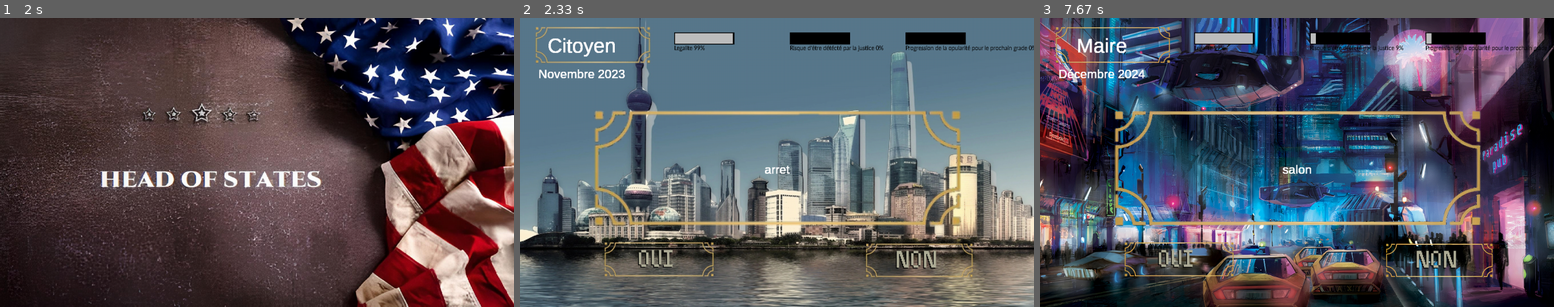
Above: before the commit, frames 1-3 (left to right).
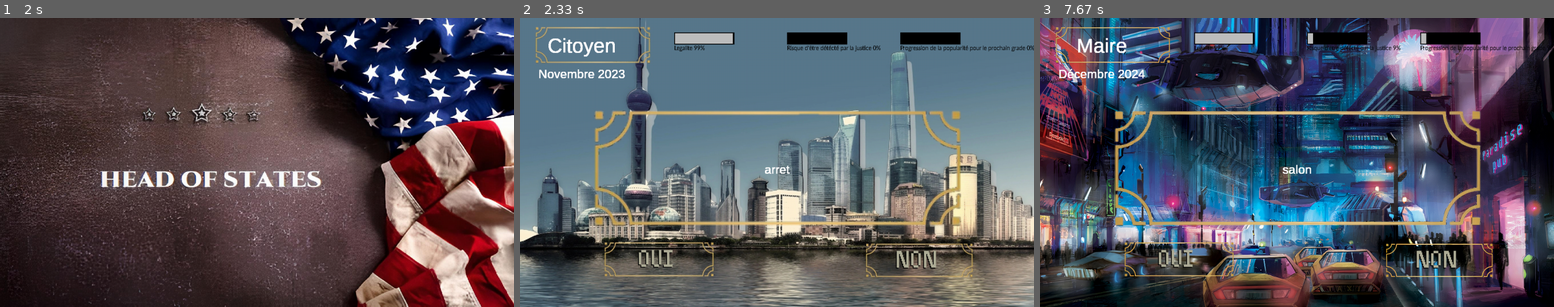
Above: after the commit, the same moments.

Repository: QuentinBubu/trophees-nsi-2022
Game: pygame game, started from main.py
The game is run twice, just before and just after one commit, with the same random seed, the same clock (stepped at 60 frames per second) and the same inputs.
Inputs (mouse positions are in pixels of both pictures, inside the frame that each line leads up to):
- Up to frame 1 (2 s): click (231, 237) at 1.88 s
- Up to frame 2 (2.33 s): press the mouse at (751, 237) at 2.2 s; move the mouse to (833, 185) at 2.3 s
- Up to frame 3 (7.67 s): release the mouse at (1430, 136) at 2.43 s; click (1435, 194) at 3.72 s; press the mouse at (1435, 194) at 4.03 s; move the mouse to (1291, 165) at 4.13 s; release the mouse at (1153, 136) at 4.27 s; click (1317, 202) at 4.38 s; click (1204, 150) at 5.05 s; click (1291, 211) at 5.88 s; click (1348, 269) at 6.78 s; click (1168, 252) at 7.45 s

Frame 1 is identical in both runs. In frame 2, 0.6% of the frame differs, in the area x 51-100%, y 4-12%; in frame 3, 0.6%.

Commit message:
ajout de documentation

Diff:
--- a/jauges_graphiques.py
+++ b/jauges_graphiques.py
@@ -1,7 +1,6 @@
 """
-Créé par Anton Appel, le 17/04/2022
 
-Des jauges graphiques genre
+Des jauges graphiques du type :
 
     ---------------------
     |######             |
--- a/main.py
+++ b/main.py
@@ -13,6 +13,8 @@
 from pygameSettings import *
 from src.bouton import *
 
+########################Définition variables globales################################
+
 g = Gestion()
 ouvert = True
 arret = (False)
@@ -21,8 +23,8 @@
 
 ################Définition des jauges et boutons intéractibles########################
 jauge_leg = Jauges_graphique("Legalite",(pourcentage(0.3 ,0.05 ,screen)),(150, 30))
-jauge_jus = Jauges_graphique("Risque d'être détécté par la justice", (pourcentage(0.525, 0.05 , screen)),(150, 30))
-jauge_pop = Jauges_graphique("Progression de la opularité pour le prochain grade", (pourcentage(0.75, 0.05, screen)),(150, 30))
+jauge_jus = Jauges_graphique("Risque d'être détécté par la justice", (pourcentage(0.52, 0.05 , screen)),(150, 30))
+jauge_pop = Jauges_graphique("Progression de la popularité pour le prochain grade", (pourcentage(0.74, 0.05, screen)),(150, 30))
 jauge_leg.draw(screen)
 jauge_jus.draw(screen)
 jauge_pop.draw(screen)
@@ -38,7 +40,7 @@
 
 while ouvert:               #Boucle qui garde la fenêtre ouverte
 
-    if once:
+    if once:            #Ecran de chargement
         once = False
         screen.set_fond('image/logo.png')
         pygame.display.flip()
@@ -47,9 +49,9 @@
         ecran = screen.PROLOGUE
 
     for event in pygame.event.get():
-        if event.type == pygame.QUIT:
+        if event.type == pygame.QUIT:               #le joueur quitte le jeu
             ouvert = False
-        if event.type == pygame.VIDEORESIZE:
+        if event.type == pygame.VIDEORESIZE:        #Le joueur redimensionne la fenêtre, donc il faut tout remettre à la bonne taille
             screen.remove_on_screen(screen.PROLOGUE)
             screen.remove_on_screen(EVENT)
             screen.remove_on_screen(GRADE)
@@ -97,7 +99,7 @@
                                     arret = (True, T_FIN_PRISON, (0.3, 0.2), ROUGE)
                                     bouton.set_clicked(False)
 
-    if ecran == screen.PROLOGUE:
+    if ecran == screen.PROLOGUE:                        #Ecran de prologue
         afficher_text(T_PROLOGUE, screen, screen.font, screen.PROLOGUE, (0.5, 0.5), True, BLANC)
 
     elif ecran == screen.MAIN: # en attente de réponse
@@ -131,7 +133,7 @@
         else:
             afficher_text(arret[1], screen, screen.font, FIN, arret[2], True, arret[3])
     pygame.display.flip()
-    screen.clock.tick(60)
+    screen.clock.tick(60)           #Fréquence d'affichage (60FPS)
 
 
 pygame.quit()
--- a/pygameSettings.py
+++ b/pygameSettings.py
@@ -54,14 +54,14 @@
     """Affiche proprement un texte sur l'écran
 
     Args:
-        text (_type_): texte
-        screen (_type_): fenêtre d'affichage
-        font (_type_): police d'écriture
-        nom (_type_): nom
+        text (str): texte
+        screen (Screen): fenêtre d'affichage
+        font (str): police d'écriture
+        nom (str): nom
         position (tuple, optionel): Postion sur la fenêtre. Par défaut (0.5, 0.5).
         antialias (bool, optionel): _description_. Par défaut True.
-        color (_type_, optionel): couleur du texte. Par défaut BLANC.
-        background (_type_, optionel): arrière plan. Par défaut None.
+        color (str, optionel): couleur du texte. Par défaut BLANC.
+        background (______________, optionel): arrière plan. Par défaut None.
         alpha (int, optionel): couleur invisible. Par défaut 255.
 
     Returns:
--- a/src/bouton.py
+++ b/src/bouton.py
@@ -1,6 +1,4 @@
 """
-Créé par Anton Appel, le 16/04/2022
-
 Une simple classe de boutons
 """
 
@@ -62,6 +60,11 @@
         return False
 
     def click(self):
+        """Etat de clique du bouton
+
+        Returns:
+            NoneType ou ______________ : ____________________
+        """
         if self.function != None:
             return self.function()
 
--- a/src/jauge.py
+++ b/src/jauge.py
@@ -1,4 +1,8 @@
 from random import randint
+
+"""Classe Jauge dont toutes les autres jauges
+vont hériter
+"""
 
 class Jauge:
 
--- a/src/justice.py
+++ b/src/justice.py
@@ -7,6 +7,11 @@
 class Justice(Jauge):
 
     def __init__(self, justice: float = 0) -> None:
+        """Jauge de la justice
+
+        Args:
+            justice (float, optionel): pourcentage de chance d'être détécté comme malhonnête aux yeux de la justice. Par défaut 0.
+        """
         super().__init__()
         self.justice = 0
 
--- a/src/legalite.py
+++ b/src/legalite.py
@@ -5,6 +5,11 @@
 class Legalite(Jauge):
 
     def __init__(self, legalite : float = 100) -> None:
+        """Jauge de la Légalité
+
+        Args:
+            legalite (float, optionel): Fonctionne en pourcentage, niveau de votre légalité. Par défaut à 100.
+        """
         super().__init__()
         self.legalite = 100
 
--- a/src/listeEvenement.py
+++ b/src/listeEvenement.py
@@ -4,7 +4,17 @@
 from src.utils.constante import CITOYEN, FIN_DICT_VIDE, MAIRE, DEPUTE, DEPUTE_REGIONAL, MINISTRE, PRESIDENT, PRESIDENT_DES_NATIONS
 
 class ListeEvenement:
+    """Liste de tous les évènements du jeu
 
+    Arguments :
+    dict_citoyen (dict) : évènements concernant le grade citoyen
+    dict_maire (dict) : évènements concernant le grade maire
+    dict_depute (dict) : évènements concernant le grade député
+    dict_depregion (dict) : évènements concernant le grade député régional
+    dict_ministre (dict) : évènements concernant le grade ministre
+    dict_president (dict) : évènements concernant le grade president
+    dict_presidentnation (dict) : ___________________________
+    """
     dict_citoyen         = {}
     dict_maire           = {}
     dict_depute          = {}
@@ -13,7 +23,7 @@
     dict_president       = {}
     dict_presidentnation = {}
 
-    def __init__(self, grade):
+    def __init__(self, grade):                     #Importation des fichiers json pour les dictionnaires des évènements
         with open('src/utils/events/citoyen.json')         as f: self.dict_citoyen         = load(f)
         with open('src/utils/events/maire.json')           as f: self.dict_maire           = load(f)
         with open('src/utils/events/depute.json')          as f: self.dict_depute          = load(f)
@@ -23,12 +33,18 @@
         with open('src/utils/events/presidentNation.json') as f: self.dict_presidentnation = load(f)
         self.grade = grade
 
+##########################GETTER ET SETTER###########################
+
     def get_grade(self) -> str:
         return self.grade
 
     def set_grade(self, grade):
         self.grade = grade
 
+#########################################################################
+
+
+#############################Fonctions renvoyant un évènement relatif à chaque grade######################################
     def citoyen(self):
         if len(self.dict_citoyen) == 0:
             return False, FIN_DICT_VIDE
@@ -78,7 +94,17 @@
         del self.dict_presidentnation[event[0]]
         return event
 
+##########################################################################################
+
     def faire_choix(self, grade):
+        """Choisi un évènement pour le bon grade
+
+        Args:
+            grade (str): grade
+
+        Returns:
+            bool + str: si le grade est inconnu (erreur)
+        """
         if grade == CITOYEN:
             event = self.citoyen()
         elif grade == MAIRE:
--- a/src/temps.py
+++ b/src/temps.py
@@ -18,6 +18,14 @@
         self.add_tps(0)
 
     def add_tps(self, ajouter:int) -> bool:
+        """Ajoute du temps
+
+        Args:
+            ajouter (int): valeur à ajouter
+
+        Returns:
+            bool: couple mois,année
+        """
         self.ajout += ajouter
         self.date_ig = Date.mois_ig_txt(self.ajout)
         return False if not self.verification() else True
--- a/src/utils/affichage.py
+++ b/src/utils/affichage.py
@@ -4,6 +4,12 @@
 class Affichage:
     @staticmethod
     def fin_jeu(fin:int, screen) -> None:
+        """Différentes fins du jeu
+
+        Args:
+            fin (int): numéro de la fin
+            screen (Screen): fenêtre d'affichage
+        """
         if fin == FIN_GAGNE:
             print(T_FIN_GAGNE)
         elif fin == FIN_TEMPS:
--- a/src/utils/constante.py
+++ b/src/utils/constante.py
@@ -1,3 +1,6 @@
+"""Fichier constante, toutes les constantes du jeu sont présentes ici (type str, int et tuple)
+"""
+
 CITOYEN = "citoyen"
 MAIRE = "maire"
 DEPUTE = "député"
--- a/src/utils/texts.py
+++ b/src/utils/texts.py
@@ -1,3 +1,5 @@
+"""Textes affichés à la fin du jeu pour toutes les fins possibles"""
+
 T_PROLOGUE = """Il était une fois, un simple citoyen.
 Il voulait révolutionner le monde!
 Il décida donc de se lancer dans sa carrière
